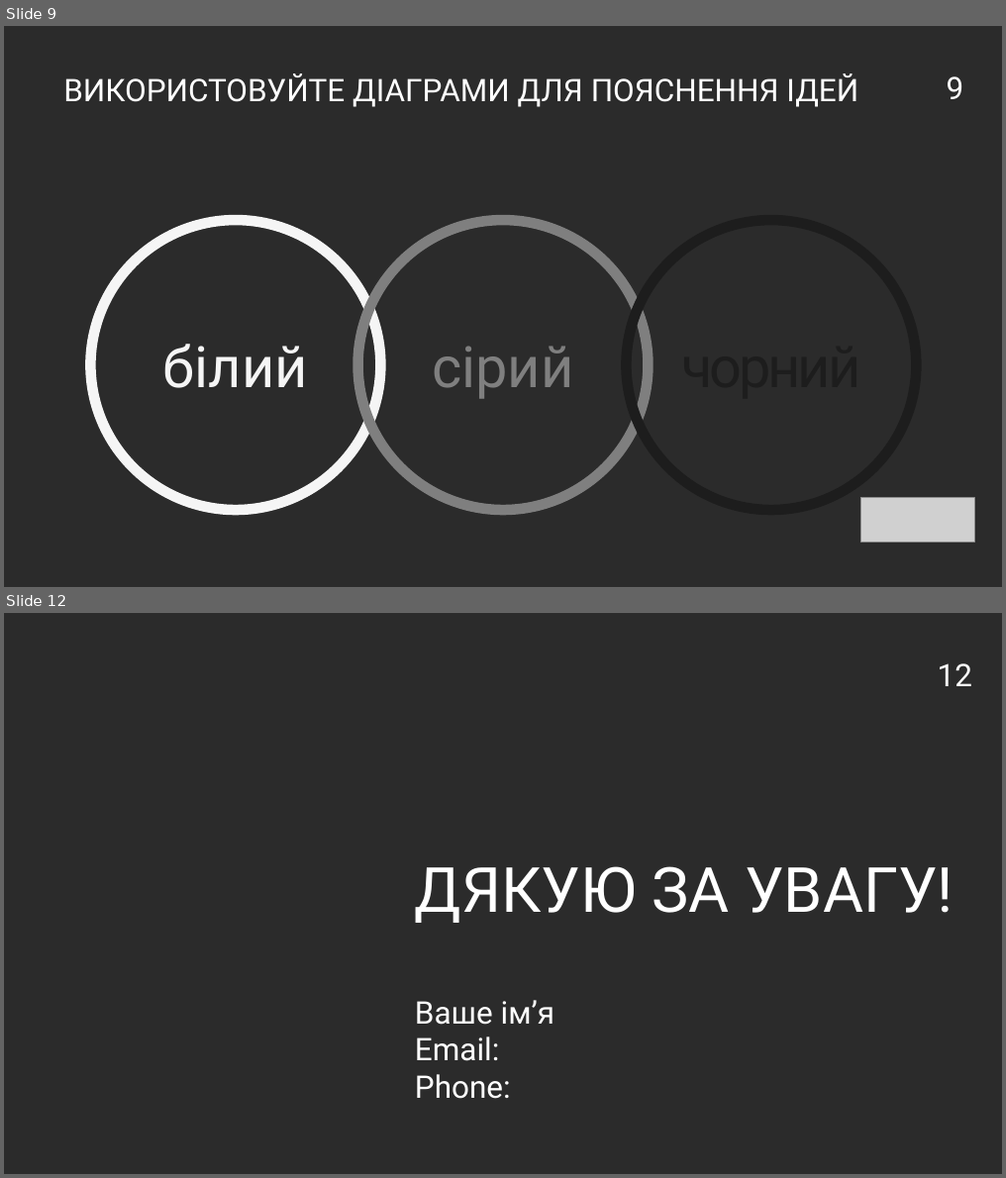
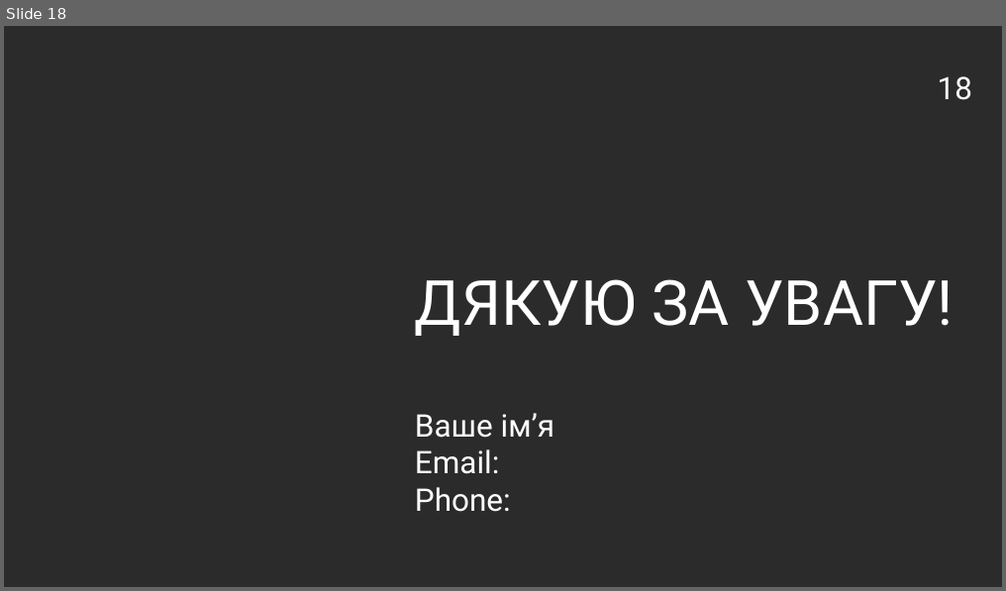
Before and after one commit to vitaliiTolmachov/Presentation, a slide deck: Presentation_easypay.pptx. Shown one above the other, each under a label of ours: slides 9 and 12 before the commit, slide 18 after it; the slides between them are not shown. The pictures are 1006x1178 and 1006x591 pixels, drawn with LibreOffice and Linux fonts; fonts in the diff are those of the drawing; grey boxes stand for pictures; background and template pictures are left out; a plain dark background stands for a picture behind light text. Boxes give left, top, right and bottom in pixels: in the first picture for what was removed or moved away, otherwise in the second. Text is boxed around its words. In the diff, an @@ line names an element or a change of style, - is before the commit and + after.

```diff
--- a/Presentation_easypay.pptx
+++ b/Presentation_easypay.pptx
@@ slide 9 removed at (4, 26, 1002, 587), background picture (left out) @@
@@ text removed at (63, 74, 858, 107) @@
-ВИКОРИСТОВУЙТЕ ДІАГРАМИ ДЛЯ ПОЯСНЕННЯ ІДЕЙ
@@ page number removed at (946, 76, 964, 99) @@
-9
@@ ellipse removed at (91, 220, 381, 510) @@
-білий
@@ ellipse removed at (358, 220, 648, 510) @@
-сірий
@@ ellipse removed at (626, 220, 917, 510) @@
-чорний
@@ picture removed at (861, 497, 974, 543) @@
@@ what was slide 12 is now slide 18 @@
@@ page number at (938, 76, 972, 100): text changed @@
-12
+18
```
Also in this commit, not shown: 2 slides changed, 14 slides added, 7 other slides removed.
